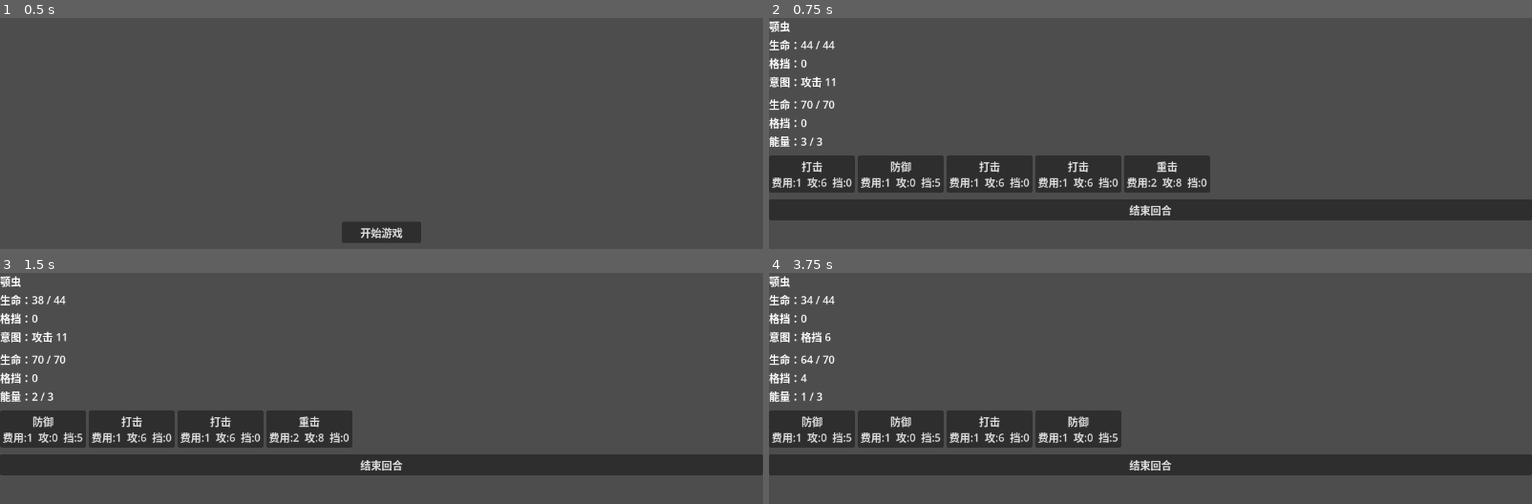
Above: before the commit, frames 1-4 (two rows, left to right).
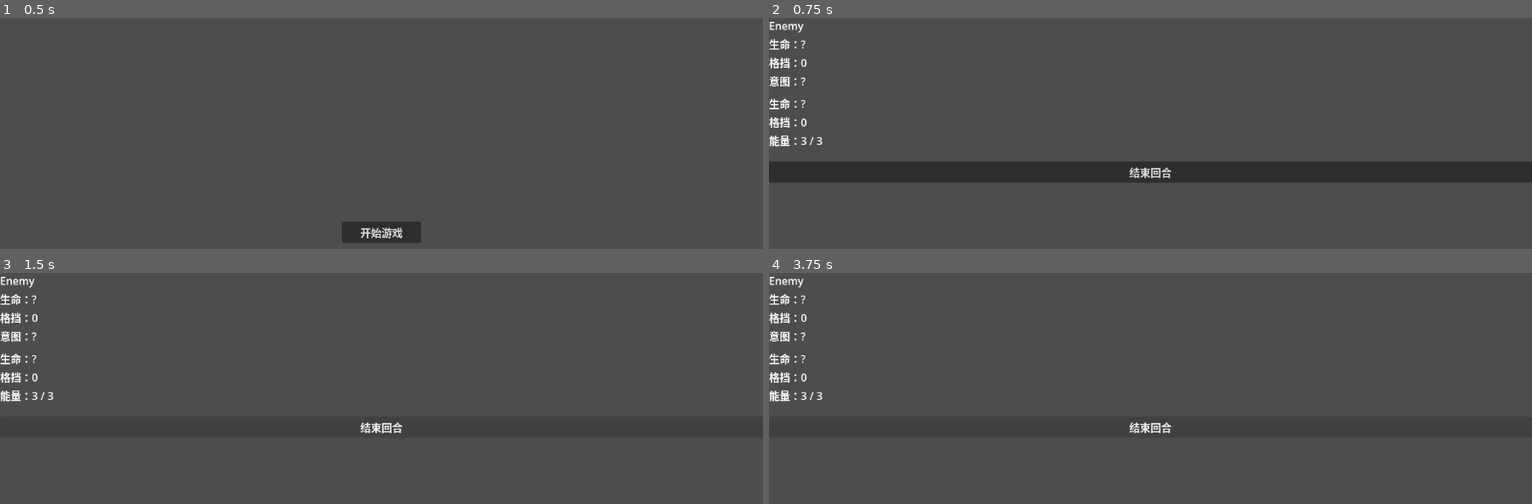
Above: after the commit, the same moments.

Repository: archer47-qingmei/AIGameTest2
Game: Godot game, scene res://menu/MainMenu.tscn
Same seed, same stepped clock (60 frames per second), same inputs: the game is played once before the commit and once after it.
Inputs (mouse positions are in pixels of both pictures, inside the frame that each line leads up to):
- Up to frame 1 (0.5 s): no input
- Up to frame 2 (0.75 s): click "开始游戏" at 0.5 s
- Up to frame 3 (1.5 s): click (45, 430) at 1.25 s, where only the run before the commit has a clickable "打击 费用:1 攻:6 挡:0"
- Up to frame 4 (3.75 s): click (814, 430) at 2 s, where only the run before the commit has a clickable "防御 费用:1 攻:0 挡:5"; click "结束回合" at 2.75 s; click (898, 430) at 3.5 s, where only the run before the commit has a clickable "斩击 费用:2 攻:4 挡:4"

Frame 1 is identical in both runs. In frame 2, 18% of the frame differs, in the area x 0-100%, y 1-88%; in frame 3, 14%; in frame 4, 14%.
Error after the commit: Parse Error: Too few arguments for "setup()" call. Expected at least 1 but received 0. (res://combat/CombatScreen.gd:24)

Commit message:
refactor: move deck init to GameManager, CombatEngine.setup() takes external deck

Diff:
--- a/CombatEngine.gd
+++ b/CombatEngine.gd
@@ -14,7 +14,7 @@
 var _discard_pile: Array[CardData] = []
 var _enemy_data: EnemyData
 
-func setup() -> void:
+func setup(initial_deck: Array[CardData]) -> void:
 	_enemy_data = preload("res://data/enemies/jaw_worm.tres")
 	enemy = Combatant.new()
 	enemy.display_name = _enemy_data.display_name
@@ -28,17 +28,8 @@
 	player.max_hp = 70
 	player.block = 0
 
-	var strike: CardData = preload("res://data/cards/strike.tres")
-	var defend: CardData = preload("res://data/cards/defend.tres")
-	var bash: CardData = preload("res://data/cards/bash.tres")
-	var slash: CardData = preload("res://data/cards/slash.tres")
-	for i in 4:
-		_draw_pile.append(strike.duplicate())
-	for i in 4:
-		_draw_pile.append(defend.duplicate())
-	_draw_pile.append(bash.duplicate())
-	_draw_pile.append(slash.duplicate())
-
+	for card: CardData in initial_deck:
+		_draw_pile.append(card.duplicate())
 	_draw_pile.shuffle()
 	_start_player_turn()
 
--- a/GameManager.gd
+++ b/GameManager.gd
@@ -1,13 +1,30 @@
 extends Node
 
-enum Phase { MENU, COMBAT }
+enum Phase { MENU, COMBAT, REWARD }
 
 var current_phase: Phase = Phase.MENU
+var player_state: PlayerState
 
 func go_to_combat() -> void:
+	player_state = PlayerState.new()
+	var strike: CardData = preload("res://data/cards/strike.tres")
+	var defend: CardData = preload("res://data/cards/defend.tres")
+	var bash: CardData = preload("res://data/cards/bash.tres")
+	var slash: CardData = preload("res://data/cards/slash.tres")
+	for i in 4:
+		player_state.deck.append(strike.duplicate())
+	for i in 4:
+		player_state.deck.append(defend.duplicate())
+	player_state.deck.append(bash.duplicate())
+	player_state.deck.append(slash.duplicate())
 	current_phase = Phase.COMBAT
 	get_tree().change_scene_to_file("res://combat/CombatScreen.tscn")
 
+func go_to_reward() -> void:
+	current_phase = Phase.REWARD
+	get_tree().change_scene_to_file("res://reward/RewardScreen.tscn")
+
 func go_to_menu() -> void:
+	player_state = null
 	current_phase = Phase.MENU
 	get_tree().change_scene_to_file("res://menu/MainMenu.tscn")
